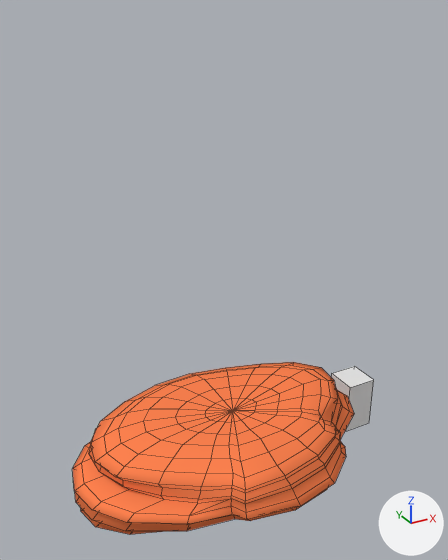
A saved change to the Blender file Blender/Environment/Rocks.blend.
One viewpoint serves both versions: a 50 mm camera at (-9.11, -13.04, 13.23) aimed at (-1.82, 0.21, 6.61). The lights are fixed; the arrows at lower right show +X, +Y and +Z. Mesh edges are drawn as thin lines.

The older version as bpy lines, for what is in view:
```python
me_cube_009 = bpy.data.meshes.new('Cube.009')
me_cube_009.from_pydata(...)  # a box spanning x -1.0..1.0, y -1.0..1.0, z -1.0..1.0
me_cylinder = bpy.data.meshes.new('Cylinder')
me_cylinder.from_pydata(...)  # 485 vertices, 487 faces; spans x -6.42..2.65, y -3.2..2.81, z 0.01..2.79
me_cylinder.polygons.foreach_set('use_smooth', [True] * 487)
me_cylinder.materials.append(mat_material_002)  # orange #ff8350
ob_cube_005 = bpy.data.objects.new('Cube.005', me_cube_009)
ob_cube_005.location = (3.37, 0.62, 0.91)
ob_cube_005.scale = (0.5, 0.5, 0.875)
ob_cylinder = bpy.data.objects.new('Cylinder', me_cylinder)
ob_cylinder.location = (0.0, 0.0, 0.0)
```
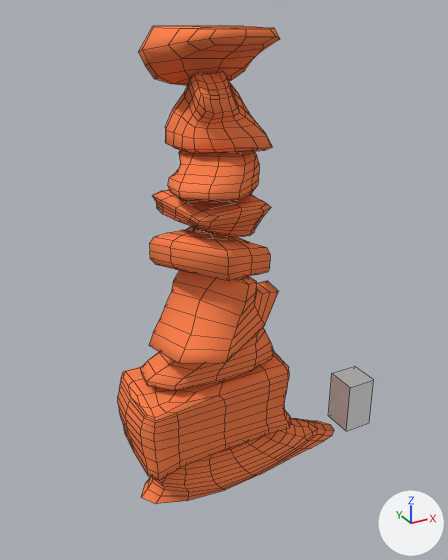
Where the change shows, as pixel boxes (x1, y1, x2, y2) in the pictures (448 x 560 px):
'Cube.013', added (orange): after (118, 25, 334, 504)
    faces in mat_material_002 (orange #ff8350): (118, 25, 334, 504)
    faces in mat_material_008 (orange #ff8350): (168, 150, 259, 202)
'Cylinder', deleted (orange): before (73, 362, 354, 535)

Diff of the bpy script that builds the scene:
```diff
--- a/Blender/Environment/Rocks.blend.py
+++ b/Blender/Environment/Rocks.blend.py
@@ mat_material_008 @@
+mat_material_008 = diffuse_material('Material.008')
+mat_material_008.base_color = (1.0, 0.227, 0.0802)  # orange #ff8350
@@ me_cube_021 @@
+me_cube_021.from_pydata(...)  # 1210 vertices, 1191 faces, 2 loose edges; spans x -9.24..5.38, y -3.95..3.73, z -1.05..13.62
+me_cube_021.polygons.foreach_set('use_smooth', [True] * 1191)
+# faces by material slot: [1061, 130]
+me_cube_021.materials.append(mat_material_002)  # orange #ff8350
+me_cube_021.materials.append(mat_material_008)  # orange #ff8350
@@ ob_cylinder @@
-ob_cylinder = bpy.data.objects.new('Cylinder', me_cylinder)
-ob_cylinder.location = (0.0, 0.0, 0.0)
@@ ob_cube_013 @@
+ob_cube_013 = bpy.data.objects.new('Cube.013', me_cube_021)
+ob_cube_013.location = (-0.02, 0.62, 0.91)
+ob_cube_013.scale = (0.5, 0.5, 0.875)
```
